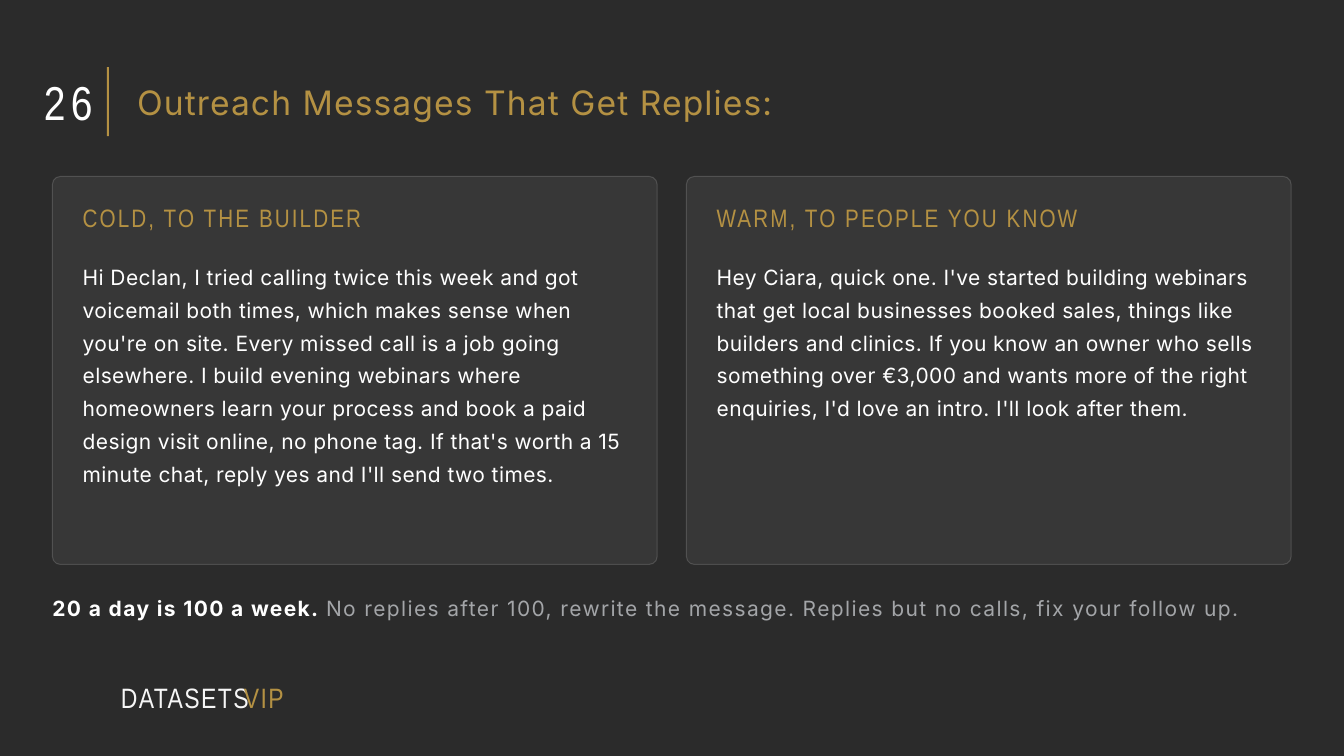
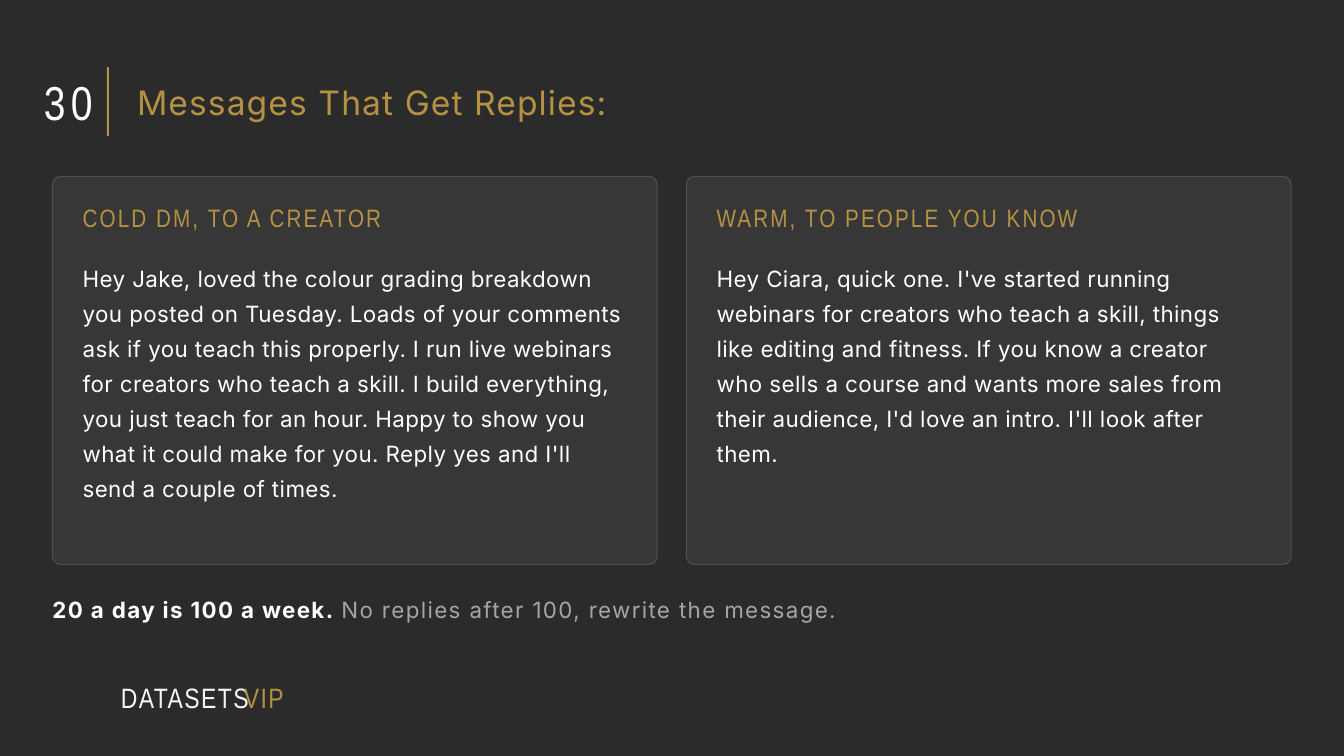
Before and after one commit to NMD2K15/nayscale-landing, a slide deck: slide 36 of vip/webinar-growth-specialist/The Webinar Growth Specialist.pptx (slide 31 before the commit). Drawn at 1344x756 pixels with LibreOffice and Linux fonts; fonts in the diff are those of the drawing; background and template pictures are left out; a plain dark background stands for a picture behind light text. Boxes give left, top, right and bottom in pixels: in the first picture for what was removed or moved away, otherwise in the second. Text is boxed around its words. In the diff, an @@ line names an element or a change of style, - is before the commit and + after.

```diff
--- a/vip/webinar-growth-specialist/The Webinar Growth Specialist.pptx
+++ b/vip/webinar-growth-specialist/The Webinar Growth Specialist.pptx
@@ text at bbox=[44, 86, 93, 121]: text changed @@
-26
+30
@@ title at bbox=[137, 90, 606, 122]: text changed @@
-Outreach Messages That Get Replies:
+Messages That Get Replies:
@@ text at bbox=[83, 209, 382, 230]: text changed @@
-COLD, TO THE BUILDER
+COLD DM, TO A CREATOR
@@ text at bbox=[83, 270, 620, 502]: text changed; size 15 to 16 pt @@
-Hi Declan, I tried calling twice this week and got voicemail both times, which makes sense when you're on site. Every missed call is a job going elsewhere. I build evening webinars where homeowners learn your process and book a paid design visit online, no phone tag. If that's worth a 15 minute chat, reply yes and I'll send two times.
+Hey Jake, loved the colour grading breakdown you posted on Tuesday. Loads of your comments ask if you teach this properly. I run live webinars for creators who teach a skill. I build everything, you just teach for an hour. Happy to show you what it could make for you. Reply yes and I'll send a couple of times.
@@ text at bbox=[717, 270, 1221, 463]: text changed; size 15 to 16 pt @@
-Hey Ciara, quick one. I've started building webinars that get local businesses booked sales, things like builders and clinics. If you know an owner who sells something over €3,000 and wants more of the right enquiries, I'd love an intro. I'll look after them.
+Hey Ciara, quick one. I've started running webinars for creators who teach a skill, things like editing and fitness. If you know a creator who sells a course and wants more sales from their audience, I'd love an intro. I'll look after them.
@@ text at bbox=[52, 601, 835, 623]: text changed; size 15 to 16 pt @@
-20 a day is 100 a week. No replies after 100, rewrite the message. Replies but no calls, fix your follow up.
+20 a day is 100 a week. No replies after 100, rewrite the message.
```
Also in this commit, not shown: 30 other slides changed, 12 slides added, 8 slides removed, 5 other files.
